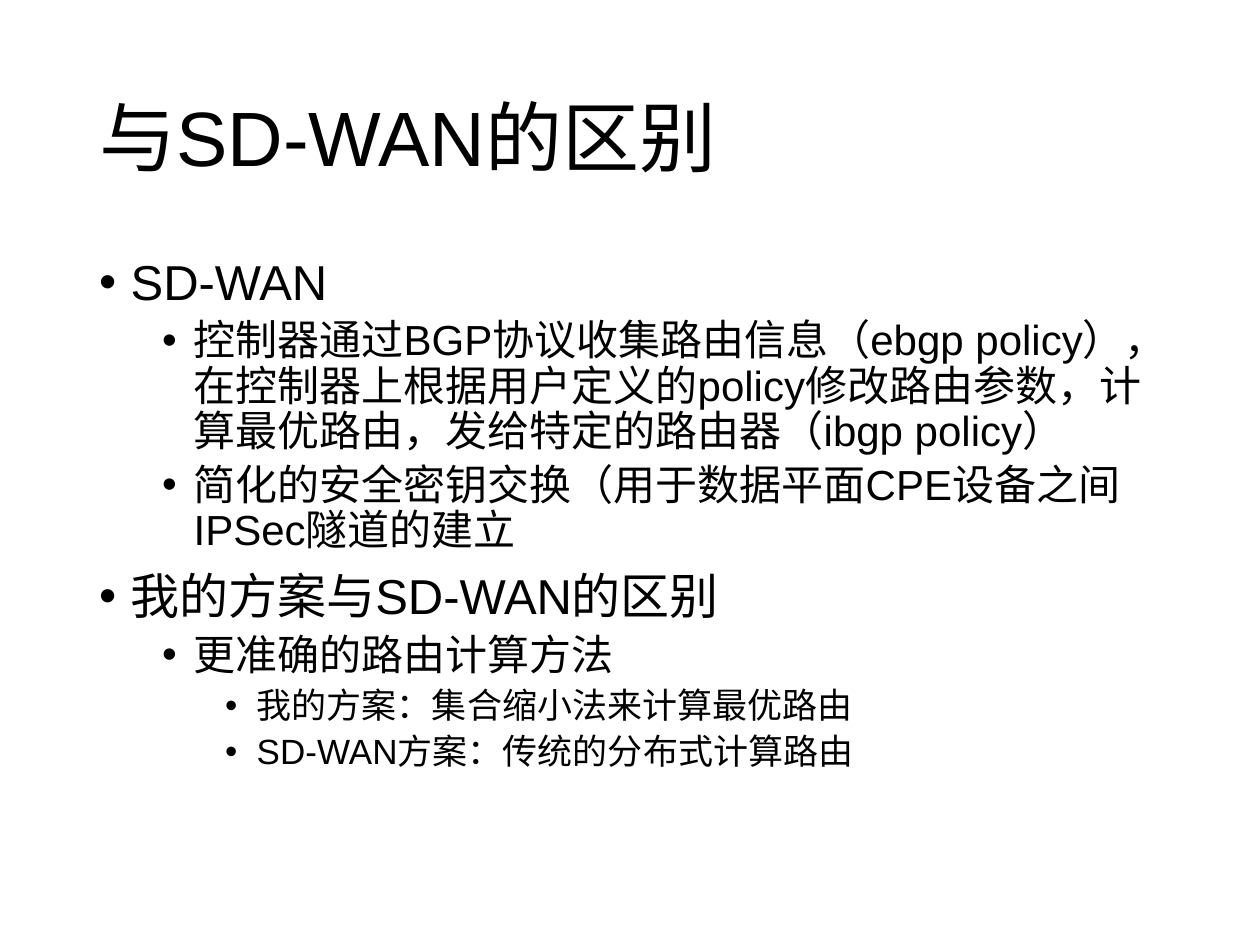
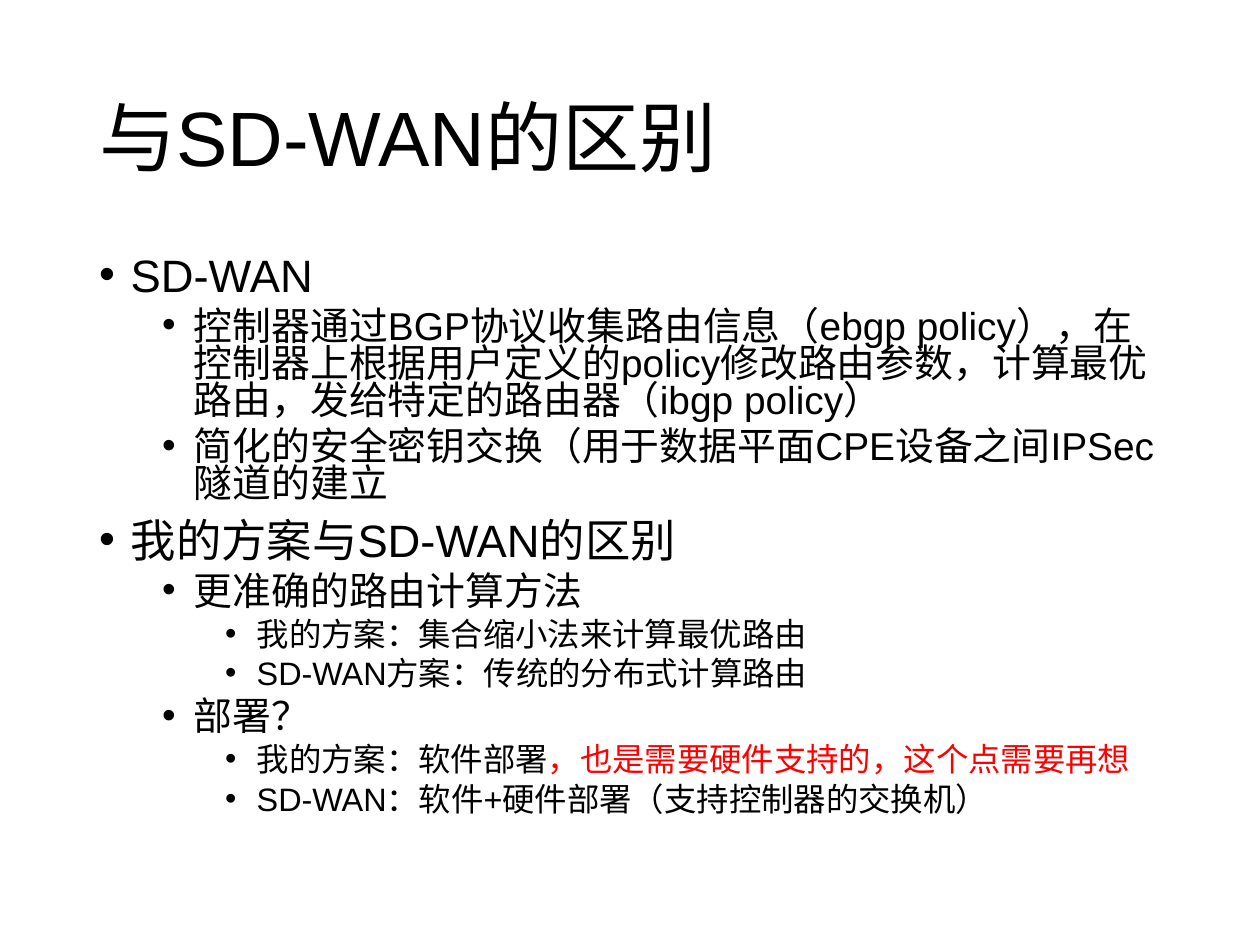
Before and after one commit to wangqing93/ibgp_exp, a slide deck: slide 14 of doc/毕设阶段讨论4.pptx (slide 12 before the commit). Drawn at 1260x945 pixels with LibreOffice and Linux fonts; fonts in the diff are those of the drawing. Boxes give left, top, right and bottom in pixels: in the first picture for what was removed or moved away, otherwise in the second. Text is boxed around its words. In the diff, an @@ line names an element or a change of style, - is before the commit and + after.

```diff
--- a/doc/毕设阶段讨论4.pptx
+++ b/doc/毕设阶段讨论4.pptx
@@ text at [131, 260, 1154, 688]: size 28 to 25.9 pt in "SD-WAN", "我的方案与SD-WAN的区别"; size 24 to 22.2 pt in "控制器通过BGP协议收集路由信息（ebgp policy），在控制器上根据用户定义的policy修改路由参数，计算最优路 ...", "简化的安全密钥交换（用于数据平面CPE设备之间IPSec隧道的建立", "更准确的路由计算方法"; size 20 to 18.5 pt in "我的方案：集合缩小法来计算最优路由", "SD-WAN方案：传统的分布式计算路由"; line spacing 0.9 to 0.8 @@
@@ text at [194, 697, 1130, 814]: paragraphs added @@
+  • 部署？
+    • 我的方案：软件部署，也是需要硬件支持的，这个点需要再想
+    • SD-WAN：软件+硬件部署（支持控制器的交换机）
```
Also in this commit, not shown: 8 other slides changed, 4 slides added, 1 other file.
